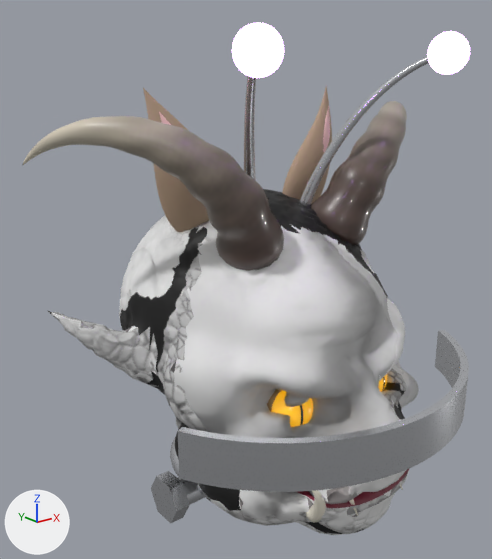
An edit to the glTF model public/models/ogre.glb, drawn before and after from the same camera.
Rendered twice from a camera (50 mm lens) standing at (-2.8, -3.31, 3.03) and looking at (-0.15, 0.0, 1.7). Every picture has the same lights, and +X, +Y and +Z are marked at lower left. The picture after the commit comes second. Vertices at exactly the same position are counted once.

Objects in the first picture: 'AnimalEars', 'Antennae', 'EyeL', 'Head', 'Horns', 'Visor' and 4 more.
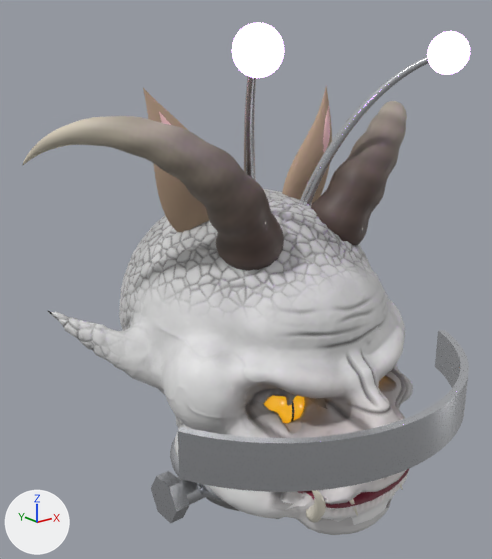
Changed parts and their boxes (x1, y1, x2, y2) in the pictures (492 x 559 px; the box of a moved part takes in the faces that stretch with it):
```json
{"object": "Head", "change": "reshaped", "before": [48, 189, 419, 535], "after": [48, 189, 413, 535]}
{"object": "EyeL", "change": "moved", "before": [267, 389, 314, 427], "after": [264, 395, 305, 423]}
{"part": 1, "of": "me_sphere_048", "change": "moved or reshaped", "before": [120, 192, 419, 535], "after": [120, 193, 413, 535]}
{"part": 2, "of": "me_sphere_048", "change": "surface changed", "before": [48, 189, 405, 534], "after": [48, 189, 405, 534]}
```

The change, as JSON lines over the scene's bpy script:
```json
{"block": "me_sphere_048", "where": "# used by ob_head; location = (0.0, 0.0, 0.0)"}
{"op": "remove", "block": "me_sphere_048", "code": "me_sphere_048.from_pydata(...)  # 8250 vertices, 16408 faces; spans x -1.35..1.36, y -1.25..1.08, z 0.07..2.26"}
{"op": "add", "block": "me_sphere_048", "code": "me_sphere_048.from_pydata(...)  # 8251 vertices, 16407 faces; spans x -1.35..1.36, y -1.25..1.08, z 0.07..2.26"}
{"block": "me_sphere_048", "change": "me_sphere_048 part 1: 155 vertices moved from x -0.9..0.88, y -1.21..0.94, z 0.11..2.22 to x -0.89..0.88, y -1.21..0.94, z 0.09..2.22; 1375 vertices removed from x -1.08..1.05, y -1.23..1.04, z 0.08..2.21; 1376 vertices added at x -1.07..1.04, y -1.24..1.03, z 0.07..2.21"}
{"block": "me_sphere_048", "change": "me_sphere_048 part 2: 11167 kept faces spanning x -1.35..1.36, y -1.25..1.08, z 0.07..2.26 get new texture (UV) coordinates"}
{"block": "me_sphere_048", "change": "other edits to the shape of me_sphere_048 do not show in these pictures"}
{"op": "set", "path": "ob_eyel.location", "old": "(-0.33, -0.623, 1.1)", "new": "(-0.33, -0.548, 1.1)"}
```
